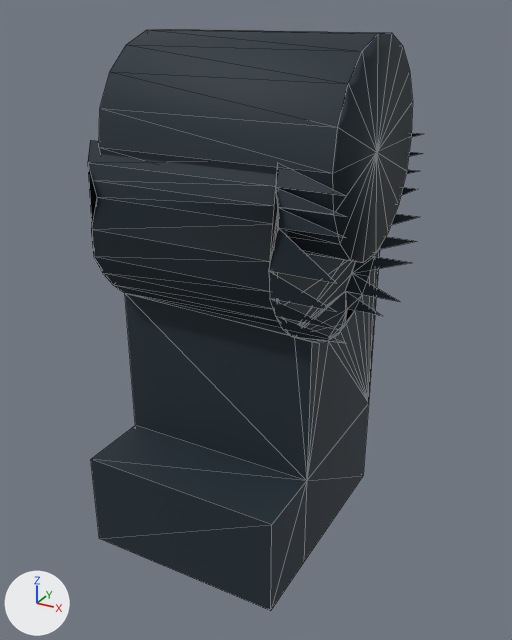
The glTF model wasm/assets/minifig/dex/legL.glb: old version first, new version second.
Both versions are drawn from a camera (50 mm lens) standing at (0.475, -0.838, 0.161) and looking at (0.028, -0.025, -0.246). The lights are fixed; the arrows at lower left show +X, +Y and +Z. The picture after the commit comes second. Mesh edges are drawn as thin lines. Vertices at exactly the same position are counted once.

Names of what the first picture shows: 'dex_legL'.
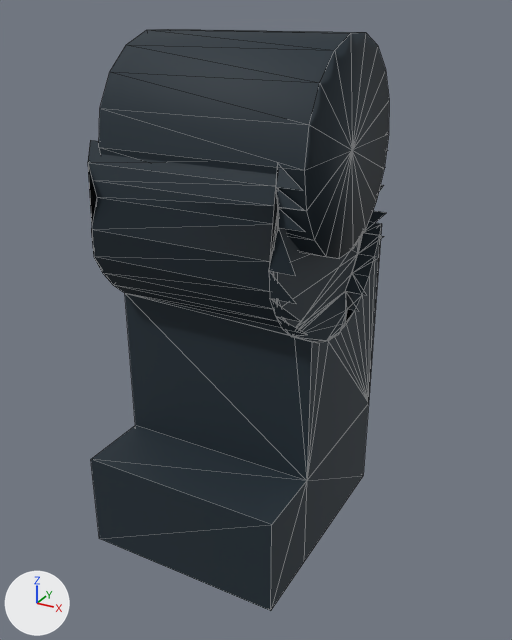
The change, as a diff of the scene's bpy script:
```diff
--- a/wasm/assets/minifig/dex/legL.glb.py
+++ b/wasm/assets/minifig/dex/legL.glb.py
@@ me_dex_legl @@
 # used by ob_dex_legl; location = (0.0, 0.0, 0.0)
 # before: 83 (0.2, -0.115, -0.205), 87 (0.2, -0.139, -0.022) at pixel (346, 196), 93 (0.2, -0.155, -0.116) at pixel (336, 283), 94 (0.2, -0.133, -0.046) at pixel (347, 216), 107 (0.2, -0.136, -0.18) at pixel (340, 330)
 # before: 113 (0.2, -0.151, -0.151) at pixel (336, 311), 115 (0.2, -0.131, -0.07) at pixel (346, 237)
-me_dex_legl.from_pydata(...)  # 155 vertices, 235 faces; spans x -0.156..0.2, y -0.192..0.156, z -0.589..0.135
-me_dex_legl.vertices[103].co = (0.177, -0.032, -0.25)
+me_dex_legl.from_pydata(...)  # 155 vertices, 235 faces; spans x -0.156..0.15, y -0.192..0.156, z -0.589..0.135
+# me_dex_legl part 1: the loose piece of 39 vertices spanning x -0.137..0.182, y -0.137..0.137, z -0.135..0.135 is scaled about its middle by (0.898, 1, 1), then moved by (-0.016, 0.0, 0.0)
+# me_dex_legl part 2: all 10 vertices in x 0.186..0.2, y 0.063..0.155, z -0.241..0.004 are scaled about their middle by (0, 1, 1), then moved by (-0.043, 0.0, 0.0)
+# me_dex_legl part 3
+for i in [83, 87, 93, 94, 107, 113, 115]: me_dex_legl.vertices[i].co += Vector((-0.05, 0.0, 0.0))
+me_dex_legl.vertices[103].co = (0.15, -0.032, -0.25)
 me_dex_legl.materials.append(mat_legs)
```

What differs and where, as boxes [x1, y1, x2, y2] in the pictures (512 x 640 px; the box of a moved part takes in the faces that stretch with it):
'dex_legL', reshaped (10% narrower): before [88, 29, 423, 611]; after [88, 29, 389, 611]
part 1 of me_dex_legl, moved or reshaped: before [99, 29, 413, 263]; after [99, 29, 389, 259]
part 2 of me_dex_legl, moved or reshaped: before [346, 133, 423, 316]; after [346, 150, 388, 311]
part 3 of me_dex_legl, moved or reshaped: before [269, 169, 347, 343]; after [269, 169, 308, 337]
